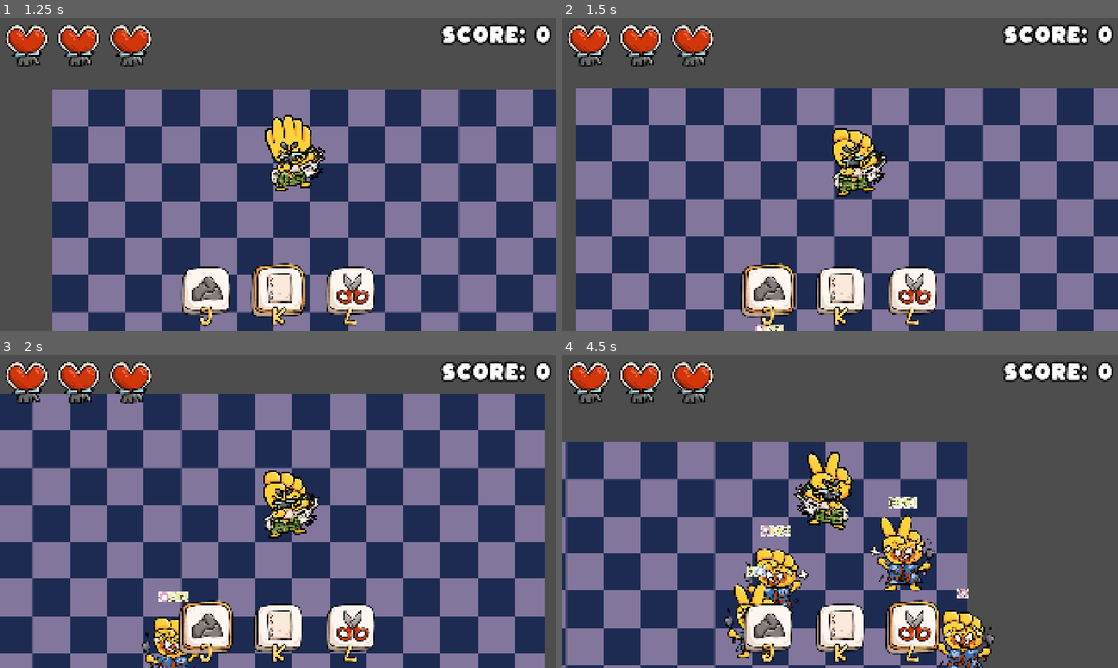
Above: before the commit, frames 1-4 (two rows, left to right).
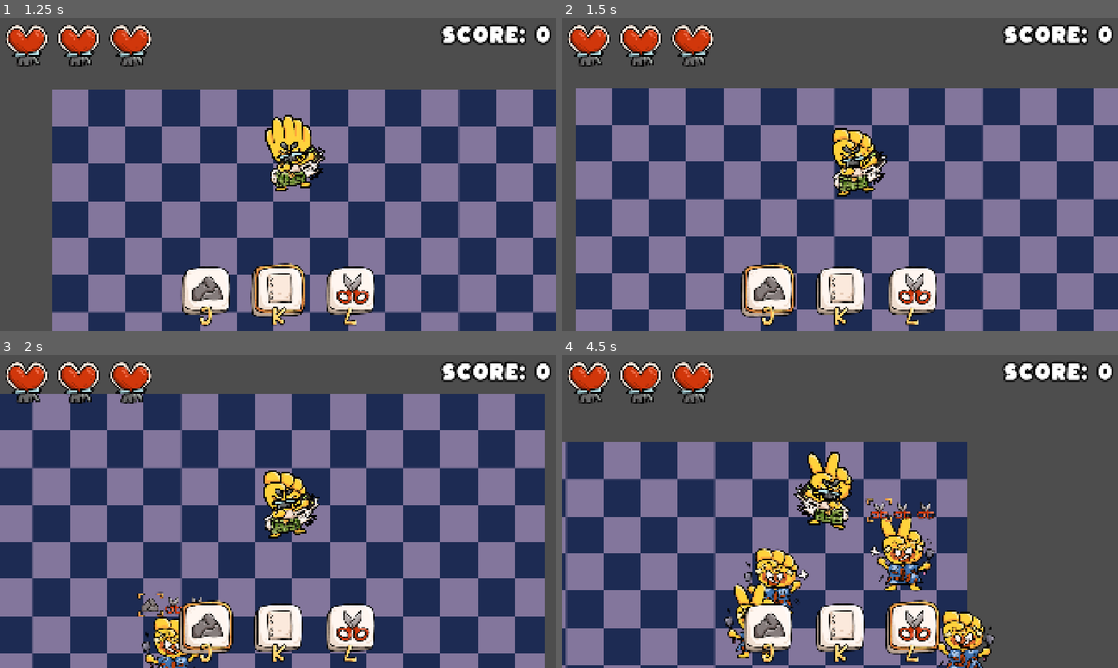
Above: after the commit, the same moments.

Repository: jessicaryan19/retail-rumble
Game: Godot game, scene res://game/game.tscn
Two runs of this game, one before a commit and one after it. Both use one fixed random seed, a clock stepped at 60 frames per second and the inputs below.
Inputs:
- Up to frame 1 (1.25 s): hold D (move_right) from 0.53 s (still down); tap K (equip_paper) at 0.6 s
- Up to frame 2 (1.5 s): release D (move_right) at 1.28 s; hold S (move_down) from 1.28 s (still down); tap J (equip_rock) at 1.35 s
- Up to frame 3 (2 s): keep holding S (move_down)
- Up to frame 4 (4.5 s): release S (move_down) at 2.03 s; hold D (move_right) 2.03-2.78 s; tap one key every 0.75 s from 2.1 s: L (equip_scissor) K (equip_paper) J (equip_rock) L (equip_scissor); hold W (move_up) 2.78-3.53 s; hold A (move_left) from 3.53 s (still down)

Frame 1 is identical in both runs. In frame 2, 0.1% of the frame differs, in the area x 34-40%, y 98-100%; in frame 3, 0.4%; in frame 4, 0.9%, in the area x 33-74%, y 45-78%.

Commit message:
fix: change rps componnet on top of enemy to new icon

Diff:
--- a/enemy/enemy.gd
+++ b/enemy/enemy.gd
@@ -25,7 +25,9 @@
 @onready var hitbox_component: HitboxComponent = $HitboxComponent
 @onready var hitbox_collision: CollisionShape2D = $HitboxComponent/CollisionShape2D
 @onready var score_manager = get_tree().get_root().get_node("Game/ScoreManager")
+
 #@onready var knockback_component: KnockbackComponent = $KnockbackComponent
+var rps_sprite_scene = preload("res://enemy/rps_sprite.tscn")
 
 var state: EnemyState = EnemyState.CHASE:
 	get:
@@ -100,22 +102,28 @@
 	body.animation = animation_names[randi() % animation_names.size()]
 
 func update_rps_visual():
-	# update head
 	if rps_list.size() > 0:
 		head.frame = rps_list.front()
 
 	for child in rps_container.get_children():
 		child.queue_free()
 
-	var icon_spacing = 32
+	var icon_spacing = 80
 	var start_x = -(rps_list.size() - 1) * icon_spacing / 2.0
 
 	for i in rps_list.size():
-		var icon = Sprite2D.new()
-		icon.texture = RPS_TEXTURES[rps_list[i]]
-		icon.position = Vector2(start_x + i * icon_spacing, 0)
-		icon.scale = Vector2(0.05, 0.05)
-		rps_container.add_child(icon)
+		var rps_sprite = rps_sprite_scene.instantiate()
+		print("rps", rps_list[i])
+		rps_sprite.frame = rps_list[i]
+		rps_sprite.position = Vector2(start_x + i * icon_spacing, 0)
+		rps_container.add_child(rps_sprite)
+
+		if i == 0:
+			var frame = Sprite2D.new()
+			frame.texture = preload("res://assets/ui/frame_icon.png")
+			frame.z_index = 1
+			frame.position = Vector2.ZERO
+			rps_sprite.add_child(frame)
 
 func _ready():
 	player = get_tree().get_first_node_in_group("player")
--- a/enemy/enemy.tscn
+++ b/enemy/enemy.tscn
@@ -238,7 +238,8 @@
 radius = 500.0
 
 [node name="RPSContainer" type="Node2D" parent="."]
-position = Vector2(0, -300)
+visible = false
+position = Vector2(0, -273)
 
 [node name="HealthComponent" parent="." instance=ExtResource("3_pmsee")]
 
--- /dev/null
+++ b/enemy/rps_sprite.tscn
@@ -0,0 +1,35 @@
+[gd_scene load_steps=6 format=3 uid="uid://dvfwxejomhirs"]
+
+[ext_resource type="Texture2D" uid="uid://s1c25dqahbtg" path="res://assets/ui/RPS_2.png" id="1_3uspe"]
+
+[sub_resource type="AtlasTexture" id="AtlasTexture_tbw0t"]
+atlas = ExtResource("1_3uspe")
+region = Rect2(0, 0, 100, 100)
+
+[sub_resource type="AtlasTexture" id="AtlasTexture_wjonb"]
+atlas = ExtResource("1_3uspe")
+region = Rect2(100, 0, 100, 100)
+
+[sub_resource type="AtlasTexture" id="AtlasTexture_rovcg"]
+atlas = ExtResource("1_3uspe")
+region = Rect2(200, 0, 100, 100)
+
+[sub_resource type="SpriteFrames" id="SpriteFrames_n2hyd"]
+animations = [{
+"frames": [{
+"duration": 1.0,
+"texture": SubResource("AtlasTexture_tbw0t")
+}, {
+"duration": 1.0,
+"texture": SubResource("AtlasTexture_wjonb")
+}, {
+"duration": 1.0,
+"texture": SubResource("AtlasTexture_rovcg")
+}],
+"loop": true,
+"name": &"default",
+"speed": 5.0
+}]
+
+[node name="RPS" type="AnimatedSprite2D"]
+sprite_frames = SubResource("SpriteFrames_n2hyd")
--- a/player/player.gd
+++ b/player/player.gd
@@ -142,6 +142,7 @@
 	for entity in check_close_entity.get_overlapping_bodies():
 		if entity.is_in_group("enemy"):
 			entity.get_node("HitboxComponent").reset_target()
+			entity.get_node("RPSContainer").visible = false
 			var dsq = global_position.distance_squared_to(entity.global_position)
 			if dsq < closest_dist_sq:
 				closest_dist_sq = dsq
@@ -149,6 +150,7 @@
 
 
 	if closest:
+		closest.get_node("RPSContainer").visible = true
 		closest.get_node("HitboxComponent").target = hitbox_component
 		hitbox_component.target = closest.get_node("HitboxComponent")
 	else:
Binary file added: assets/ui/RPS_2.png
Not shown, added: assets/ui/RPS_2.png.import
Binary file added: assets/ui/frame_icon.png
Not shown, added: assets/ui/frame_icon.png.import
